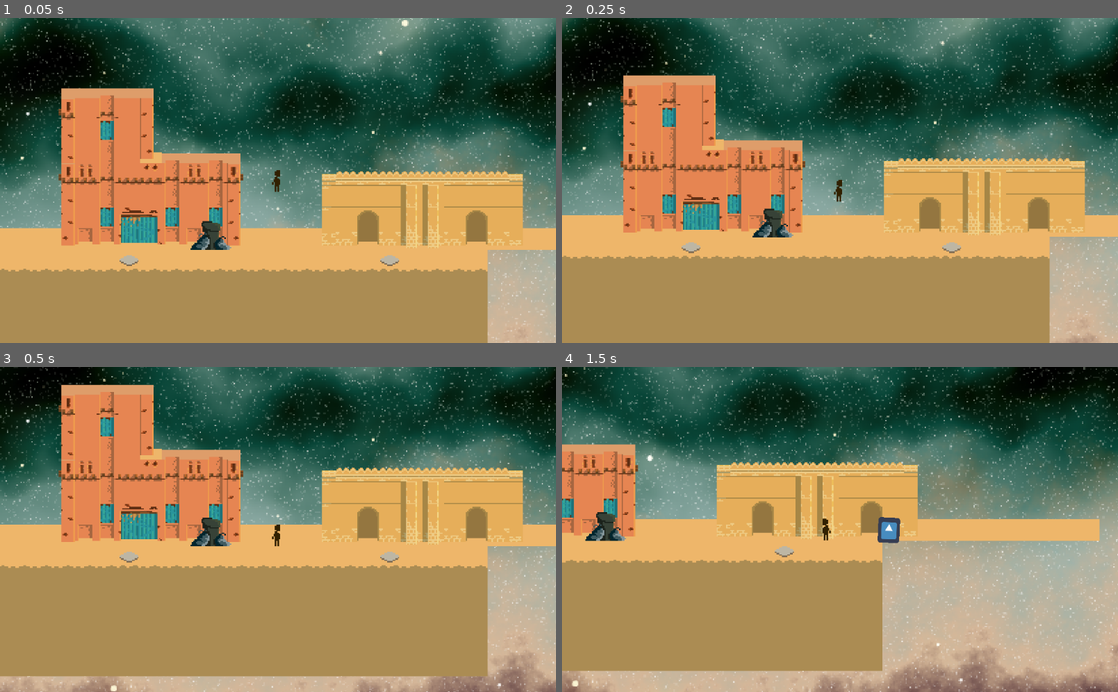
Above: before the commit, frames 1-4 (two rows, left to right).
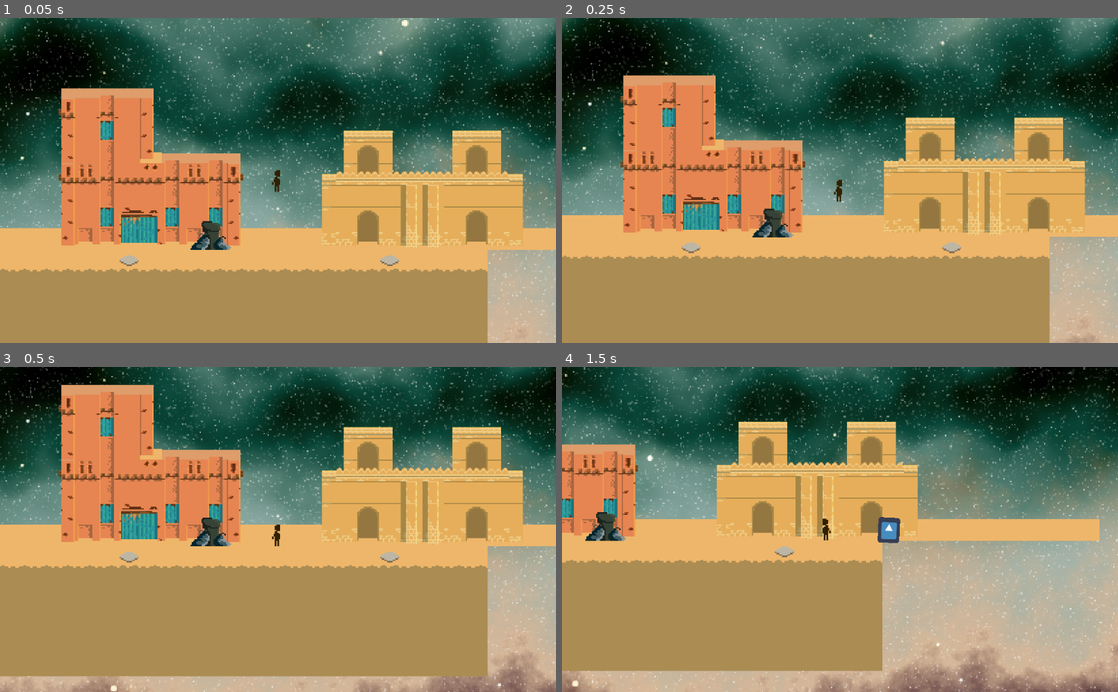
Above: after the commit, the same moments.

Repository: florian-rieder/ItsYourTurnToHide
Game: Godot game, scene res://village_day.tscn
Same seed, same stepped clock (60 frames per second), same inputs: the game is played once before the commit and once after it. The engine's default icon, where the game draws it, is replaced by a stand-in: a white triangle on a blue panel in a dark square.
Inputs (mouse positions are in pixels of both pictures, inside the frame that each line leads up to):
- Up to frame 1 (0.05 s): no input
- Up to frame 2 (0.25 s): no input
- Up to frame 3 (0.5 s): no input
- Up to frame 4 (1.5 s): move the mouse to (962, 513) at 0.52 s; hold D (right) 0.53-1.28 s; tap E (interact) at 0.6, 1.35 s; tap Space (ui_select) at 0.77 s; move the mouse to (728, 545) at 1.27 s; hold A (left) from 1.28 s (still down)

The runs differ from the first frame. In frame 1, 2.3% of the frame differs, in the area x 61-91%, y 34-49%; in frame 2, 2.3%; in frame 3, 2.3%; in frame 4, 2.3%, in the area x 31-61%, y 16-31%.

Commit message:
trying to add doors

Diff:
--- a/village_day.tscn
+++ b/village_day.tscn
@@ -13,6 +13,7 @@
 [ext_resource path="res://assets/TrashHide.png" type="Texture" id=11]
 [ext_resource path="res://assets/light.png" type="Texture" id=12]
 [ext_resource path="res://tilesets/foreground.tres" type="TileSet" id=13]
+[ext_resource path="res://Door.tscn" type="PackedScene" id=14]
 
 [sub_resource type="DynamicFont" id=6]
 size = 32
@@ -33,7 +34,24 @@
 tile_set = ExtResource( 5 )
 cell_size = Vector2( 16, 16 )
 format = 1
-tile_data = PoolIntArray( 0, 1, 5, 1, 1, 1, 2, 1, 0, 3, 1, 1 …(155 unchanged characters)…  131075, 1, 131076, 131076, 1, 131075, 196608, 1, 131077, 196609, 1, 131076, 196610, 1, 196612, 196611, 1, 131076, 196612, 1, 196611, 196613, 1, 0, 196614, 1, 2, 196615, 1, 0, 196616, 1, 3, 262144, 1, 65541, 262145, 1, 65540, 262146, 1, 65536, 262147, 1, 65538, 262148, 1, 65537, 262149, 1, 65536, 262150, 1, 65540, 262151, 1, 65536, 262152, 1, 65539, 262156, 0, 0, 262157, 0, 1, 262158, 0, 1, 262159, 0, 1, 262160, 0, 1, 262161, 0, 1, 262162, 0, 1, 262163, 0, 1, 262164, 0, 1, 262165, 0, 2, 327680, 1, 131077, 32768 …(4887 unchanged characters)…
+tile_data = PoolIntArray( 0, 1, 5, 1, 1, 1, 2, 1, 0, 3, 1, 1 …(155 unchanged characters)…  131075, 1, 131076, 131076, 1, 131075, 131085, 0, 0, 131086, 0, 1, 131087, 0, 2, 131090, 0, 0, 131091, 0, 1, 131092, 0, 2, 196608, 1, 131077, 196609, 1, 131076, 196610, 1, 196612, 196611, 1, 131076, 196612, 1, 196611, 196613, 1, 0, 196614, 1, 2, 196615, 1, 0, 196616, 1, 3, 196621, 0, 65536, 196622, 0, 65537, 196623, 0, 65538, 196626, 0, 65536, 196627, 0, 65537, 196628, 0, 65538, 262144, 1, 65541, 262145, 1, 65540, 262146, 1, 65536, 262147, 1, 65538, 262148, 1, 65537, 262149, 1, 65536, 262150, 1, 65540, 262151, 1, 65536, 262152, 1, 65539, 262156, 0, 0, 262157, 0, 65536, 262158, 0, 131073, 262159, 0, 65538, 262160, 0, 1, 262161, 0, 1, 262162, 0, 65536, 262163, 0, 131073, 262164, 0, 65538, 262165, 0, 2, 327680, 1, 131077, 32768 …(4887 unchanged characters)…
+
+[node name="Door" parent="Terrain/GameSpace" instance=ExtResource( 14 )]
+position = Vector2( 232.193, 111.14 )
+
+[node name="Door1" parent="Terrain/GameSpace/Door" index="0"]
+position = Vector2( -3.05176e-05, 1.12245 )
+scale = Vector2( 0.382436, 0.640428 )
+
+[node name="Sprite" parent="Terrain/GameSpace/Door/Door1" index="0"]
+visible = false
+
+[node name="Door2" parent="Terrain/GameSpace/Door" index="1"]
+position = Vector2( 0.0123901, -50.7747 )
+scale = Vector2( -0.388118, 0.678656 )
+
+[node name="Sprite" parent="Terrain/GameSpace/Door/Door2" index="0"]
+visible = false
 
 [node name="Player" parent="Terrain" instance=ExtResource( 3 )]
 position = Vector2( 165.72, 76.7526 )
@@ -43,7 +61,7 @@
 tile_set = ExtResource( 13 )
 cell_size = Vector2( 16, 16 )
 format = 1
-tile_data = PoolIntArray( 262156, 0, 0, 262157, 0, 3, 262158, 0, 3, 262159, 0, 3, 262160, 0, 3, 262161, 0, 3, 262162, 0, 3, 262163, 0, 3, 262164, 0, 3, 262165, 0, 2 )
+tile_data = PoolIntArray( 131085, 0, 0, 131086, 0, 1, 131087, 0, 2, 131090, 0, 0, 131091, 0, 1, 131092, 0, 2, 262156, 0, 0, 262157, 0, 3, 262158, 0, 3, 262159, 0, 3, 262160, 0, 3, 262161, 0, 3, 262162, 0, 3, 262163, 0, 3, 262164, 0, 3, 262165, 0, 2 )
 __meta__ = {
 "_editor_description_": ""
 }
@@ -119,3 +137,8 @@
 margin_bottom = -10.0
 custom_fonts/font = SubResource( 6 )
 text = "Placeholder text"
+
+[node name="Viewport" type="Viewport" parent="."]
+size = Vector2( 1024, 680 )
+
+[editable path="Terrain/GameSpace/Door"]
Not shown: 1 places in village_day.tscn that only renumber resources
